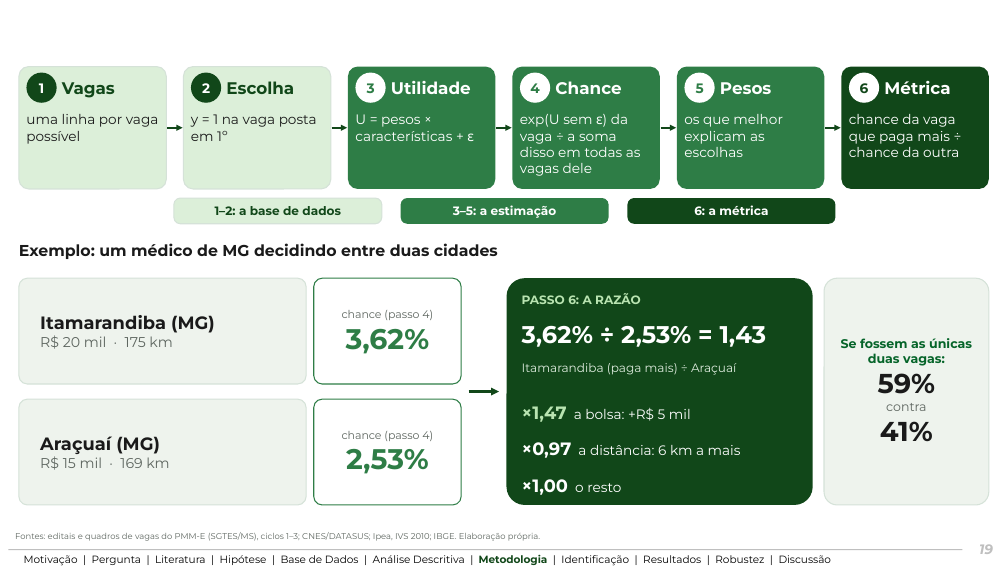
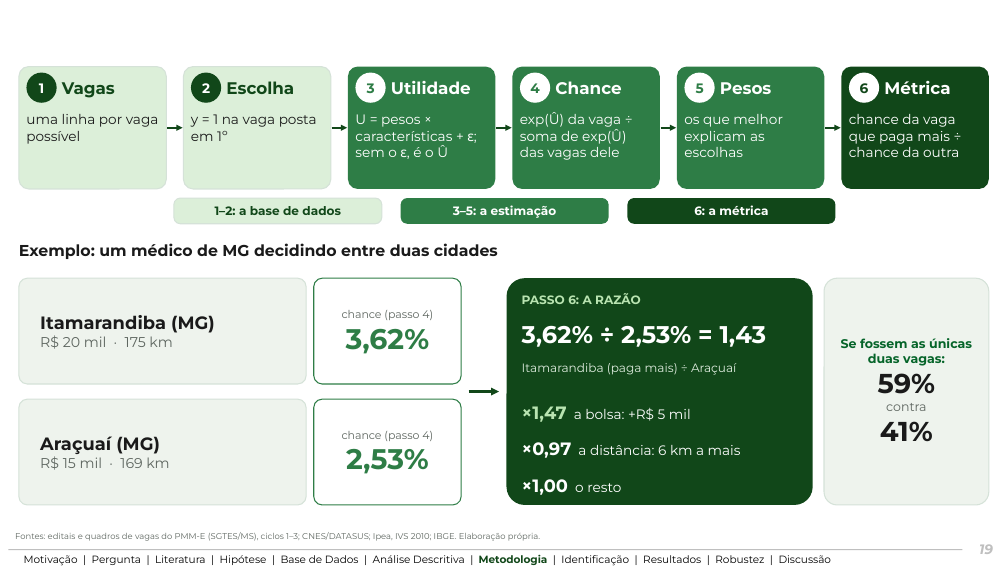
Before and after one commit to ka1victor/impact-eval-health-econ-pmme, a slide deck: slide 25 of output/apresentacao_banca_final/deck_banca_final_bernardo_r13.pptx. Drawn at 1008x567 pixels with LibreOffice and Linux fonts; fonts in the diff are those of the drawing; background and template pictures are left out. Boxes give left, top, right and bottom in pixels: in the first picture for what was removed or moved away, otherwise in the second. Text is boxed around its words. In the diff, an @@ line names an element or a change of style, - is before the commit and + after.

```diff
--- a/output/apresentacao_banca_final/deck_banca_final_bernardo_r13.pptx
+++ b/output/apresentacao_banca_final/deck_banca_final_bernardo_r13.pptx
@@ text at bbox=[355, 114, 474, 157]: text changed @@
-U = pesos × características + ε
+U = pesos × características + ε; sem o ε, é o Û
@@ text at bbox=[520, 112, 626, 160]: text changed @@
-exp(U sem ε) da vaga ÷ a soma disso em todas as vagas dele
+exp(Û) da vaga ÷ soma de exp(Û) das vagas dele
```
Also in this commit, not shown: 3 other slides changed, 17 other files.
